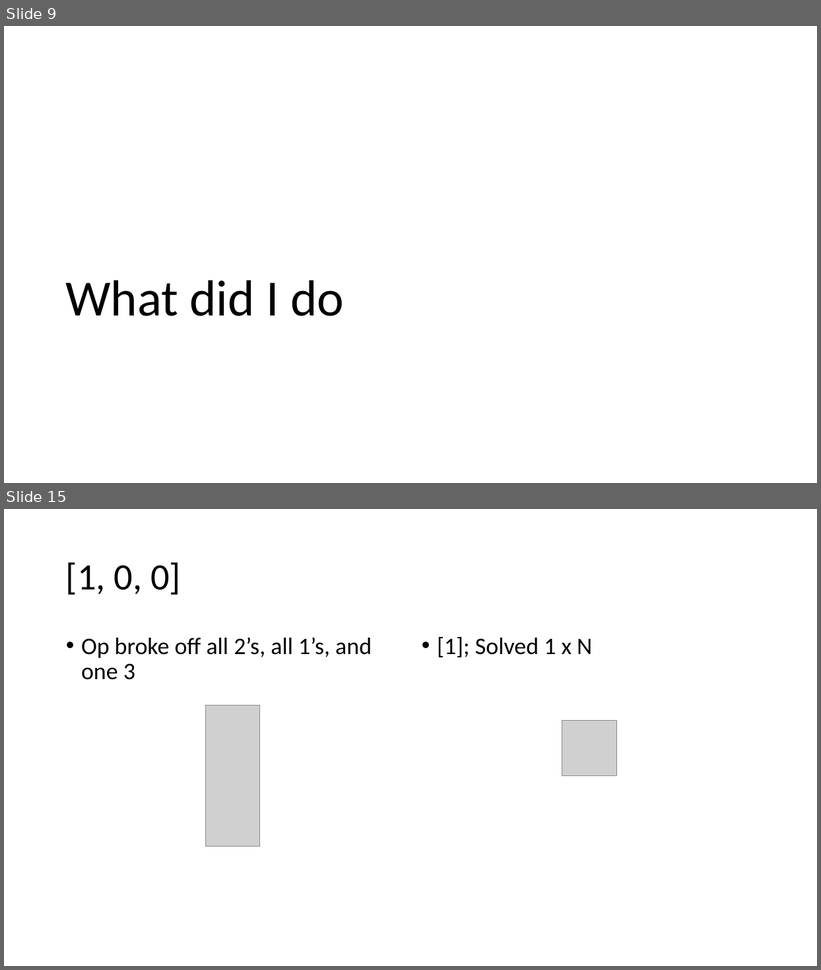
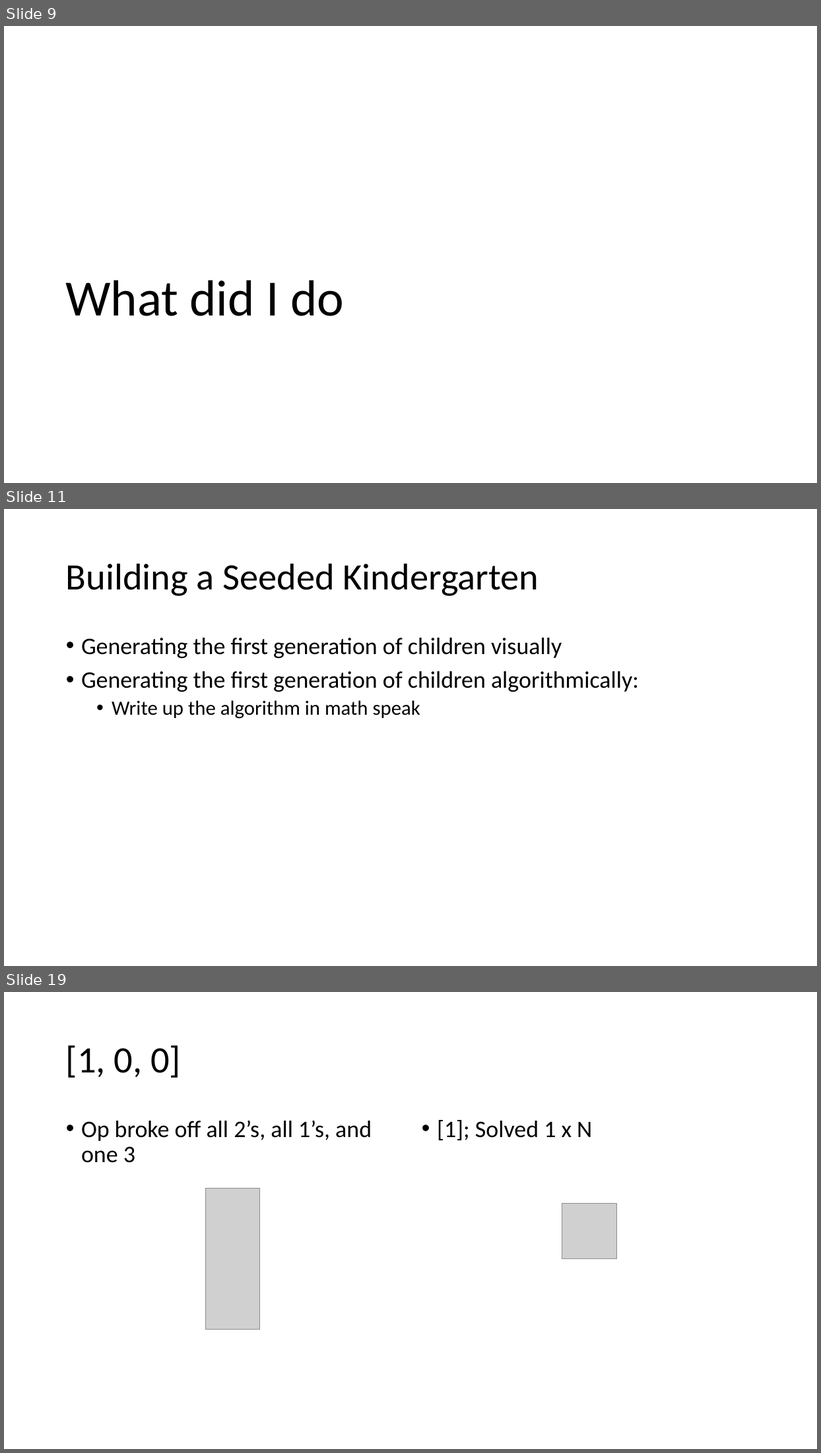
Before and after one commit to EzraSkwarka/Math-Capstone, a slide deck: Presentation/Mat Cap draft.pptx. Shown one above the other, each under a label of ours: slides 9 and 15 before the commit, slides 9, 11 and 19 after it; the slides between them are not shown. The pictures are 821x970 and 821x1453 pixels, drawn with LibreOffice and Linux fonts; fonts in the diff are those of the drawing; grey boxes stand for pictures. Boxes give left, top, right and bottom in pixels: in the first picture for what was removed or moved away, otherwise in the second. Text is boxed around its words. In the diff, an @@ line names an element or a change of style, - is before the commit and + after.

```diff
--- a/Presentation/Mat Cap draft.pptx
+++ b/Presentation/Mat Cap draft.pptx
@@ slide 11 added at (4, 509, 817, 966), background #FFFFFF @@
@@ title added at (66, 563, 539, 596), 44 pt, text #000000 @@
+Building a Seeded Kindergarten
@@ text added at (81, 638, 639, 719), 28 pt, text #000000 @@
+• Generating the first generation of children visually
+• Generating the first generation of children algorithmically:
+  • Write up the algorithm in math speak
@@ what was slide 15 is now slide 19 @@
```
Also in this commit, not shown: 12 slides changed, 8 other slides added, 1 slide removed.
